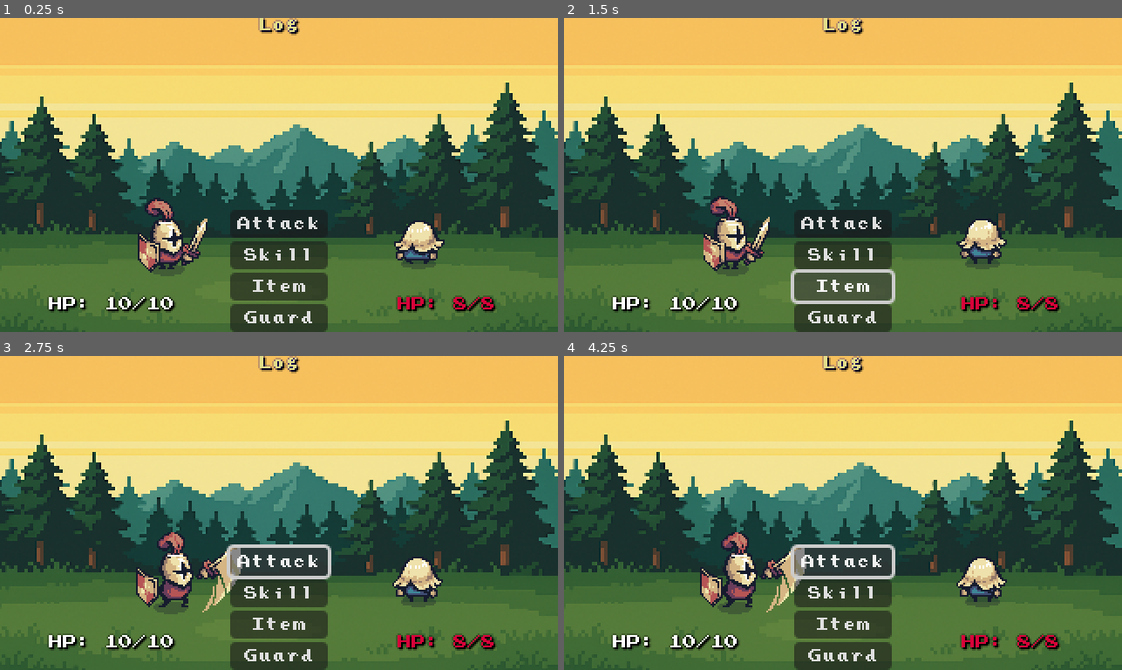
Above: before the commit, frames 1-4 (two rows, left to right).
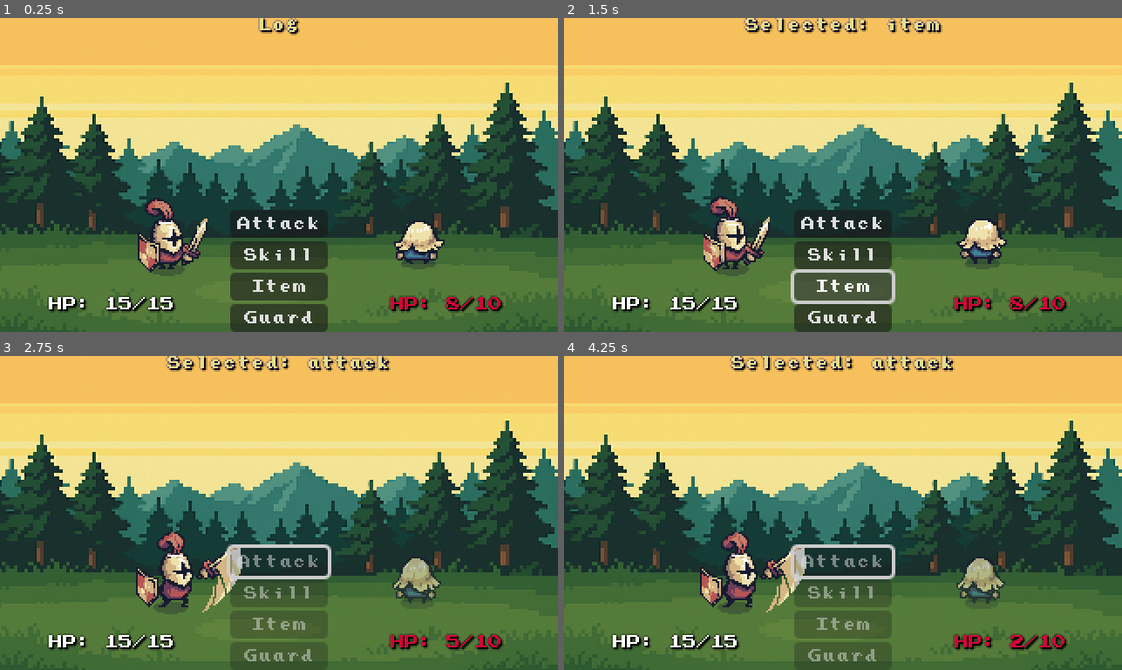
Above: after the commit, the same moments.

Repository: ItsNason/Tutorial_JRPG
Game: Godot game, scene res://scenes/battle/battle.tscn
The game is run twice, just before and just after one commit, with the same random seed, the same clock (stepped at 60 frames per second) and the same inputs.
Inputs (mouse positions are in pixels of both pictures, inside the frame that each line leads up to):
- Up to frame 1 (0.25 s): no input
- Up to frame 2 (1.5 s): click "Skill" at 0.5 s; click "Item" at 1.25 s
- Up to frame 3 (2.75 s): click "Attack" at 2 s
- Up to frame 4 (4.25 s): click (843, 657) at 2.75 s, where only the run before the commit has a clickable "Guard"; click "Attack" at 3.5 s

The runs differ from the first frame. In frame 1, 0.9% of the frame differs, in the area x 20-91%, y 88-94%; in frame 2, 2.0%; in frame 3, 7.7%, in the area x 20-91%, y 0-100%; in frame 4, 7.7%.
Error before the commit: Invalid assignment of property or key 'text' with value of type 'String' on a base object of type 'null instance'. (res://scenes/ui/hud.gd:22)

Commit message:
linked the player attack to damage the enemy tuned the on-hit effect to an animation player to have the effect work in sync with the swing animation rather than after end of 'module 1' of the learning

Diff:
--- a/attack_button.gd
+++ /dev/null
@@ -1,3 +0,0 @@
-extends TextureButton
-
-@onready var attack_button: TextureButton = $"."
--- a/scenes/actors/enemy.gd
+++ b/scenes/actors/enemy.gd
@@ -3,16 +3,20 @@
 signal hp_changed(current_hp: int, max_hp: int)
 signal died()
 
-@export var	max_hp: int = 8
+@export var attack_animation: String = "attack"
+@export var idle_animation: String = "idle"
+
+@export var	max_hp: int = 10
 @export var current_hp: int = 8
 
-@export var attack_animation: String = "attack"
-@export var idle_animation: String = "idle"
 @onready var enemy_sprite: AnimatedSprite2D = $AnimatedSprite2D
+@onready var animation_player: AnimationPlayer = $AnimationPlayer
 
 
 func _ready() -> void:
 	enemy_sprite.play("idle")
+	# let listeneners (HUD) initialize from the current values.
+	hp_changed.emit(current_hp, max_hp)
 
 # --- Public Action API ---
 
@@ -25,12 +29,16 @@
 
 func apply_damage(amount: int) -> void:
 	set_hp(current_hp - amount)
+	if has_node("AnimationPlayer"):
+		animation_player.play("hit")
+
 
 func heal(amount: int) -> void:
 	set_hp(current_hp + amount)
 
 # --- Internal setter that clamps + emits signals ---
 
+
 func set_hp(value: int) -> void:
 	current_hp = clamp(value, 0, max_hp)
 	hp_changed.emit(current_hp, max_hp)
--- a/scenes/actors/enemy.tscn
+++ b/scenes/actors/enemy.tscn
@@ -1,7 +1,68 @@
-[gd_scene load_steps=3 format=3 uid="uid://cq1brk0eisow5"]
+[gd_scene load_steps=6 format=3 uid="uid://cq1brk0eisow5"]
 
 [ext_resource type="SpriteFrames" uid="uid://bs3k8gnq8eqeh" path="res://art/sprites/pawn_frames.tres" id="1_b2xm4"]
 [ext_resource type="Script" uid="uid://bamsp30mk8887" path="res://scenes/actors/enemy.gd" id="1_r3ama"]
+
+[sub_resource type="Animation" id="Animation_35asm"]
+length = 0.001
+tracks/0/type = "value"
+tracks/0/imported = false
+tracks/0/enabled = true
+tracks/0/path = NodePath(".:scale")
+tracks/0/interp = 1
+tracks/0/loop_wrap = true
+tracks/0/keys = {
+"times": PackedFloat32Array(0),
+"transitions": PackedFloat32Array(1),
+"update": 0,
+"values": [Vector2(1, 1)]
+}
+tracks/1/type = "value"
+tracks/1/imported = false
+tracks/1/enabled = true
+tracks/1/path = NodePath("AnimatedSprite2D:self_modulate")
+tracks/1/interp = 1
+tracks/1/loop_wrap = true
+tracks/1/keys = {
+"times": PackedFloat32Array(0),
+"transitions": PackedFloat32Array(1),
+"update": 0,
+"values": [Color(1, 1, 1, 1)]
+}
+
+[sub_resource type="Animation" id="Animation_qkj82"]
+resource_name = "hit"
+length = 0.2
+tracks/0/type = "value"
+tracks/0/imported = false
+tracks/0/enabled = true
+tracks/0/path = NodePath(".:scale")
+tracks/0/interp = 1
+tracks/0/loop_wrap = true
+tracks/0/keys = {
+"times": PackedFloat32Array(0, 0.0666667, 0.133333, 0.2),
+"transitions": PackedFloat32Array(1, 1, 1, 1),
+"update": 0,
+"values": [Vector2(1, 1), Vector2(0.95, 1.05), Vector2(1, 1), Vector2(1, 1)]
+}
+tracks/1/type = "value"
+tracks/1/imported = false
+tracks/1/enabled = true
+tracks/1/path = NodePath("AnimatedSprite2D:self_modulate")
+tracks/1/interp = 1
+tracks/1/loop_wrap = true
+tracks/1/keys = {
+"times": PackedFloat32Array(0, 0.0666667, 0.133333, 0.2),
+"transitions": PackedFloat32Array(1, 1, 1, 1),
+"update": 0,
+"values": [Color(1, 1, 1, 1), Color(1, 1, 1, 0.564706), Color(0.999999, 0.564862, 0.611977, 0.431373), Color(1, 1, 1, 1)]
+}
+
+[sub_resource type="AnimationLibrary" id="AnimationLibrary_a2f0v"]
+_data = {
+&"RESET": SubResource("Animation_35asm"),
+&"hit": SubResource("Animation_qkj82")
+}
 
 [node name="Enemy" type="Node2D"]
 script = ExtResource("1_r3ama")
@@ -10,4 +71,9 @@
 position = Vector2(24, 24)
 scale = Vector2(0.5, 0.5)
 sprite_frames = ExtResource("1_b2xm4")
-animation = &"attack"
+animation = &"idle"
+
+[node name="AnimationPlayer" type="AnimationPlayer" parent="."]
+libraries = {
+&"": SubResource("AnimationLibrary_a2f0v")
+}
--- /dev/null
+++ b/scenes/actors/on_hit.tres
@@ -0,0 +1,3 @@
+[gd_resource type="Animation" format=3 uid="uid://con6euooonfee"]
+
+[resource]
--- a/scenes/actors/player.gd
+++ b/scenes/actors/player.gd
@@ -2,6 +2,7 @@
 
 signal hp_changed(current_hp: int, max_hp: int)
 signal died()
+signal attack_impact()
 
 @export var attack_animation: String = "attack"
 @export var idle_animation: String = "idle"
@@ -10,24 +11,21 @@
 @export var current_hp: int = 15
 
 @onready var player_sprite: AnimatedSprite2D = $AnimatedSprite2D
+@onready var animation_player: AnimationPlayer = $AnimationPlayer
 
 
 func _ready() -> void:
 	player_sprite.play("idle")
-
-
-func _emit_initial_hp() -> void:
 	# let listeneners (HUD) initialize from the current values.
 	hp_changed.emit(current_hp, max_hp)
-
 
 # --- Public Action API ---
 
 func play_attack() -> void:
 	player_sprite.play("attack")
+	animation_player.play("attack_timeline")
 	await player_sprite.animation_finished
 	player_sprite.play("idle")
-
 
 # --- Public Health API ---
 
@@ -44,3 +42,7 @@
 	hp_changed.emit(current_hp, max_hp)
 	if current_hp == 0:
 		died.emit()
+
+
+func _on_attack_impact() -> void:
+	attack_impact.emit()
--- a/scenes/actors/player.tscn
+++ b/scenes/actors/player.tscn
@@ -1,7 +1,57 @@
-[gd_scene load_steps=3 format=3 uid="uid://c40csysaen0yu"]
+[gd_scene load_steps=6 format=3 uid="uid://c40csysaen0yu"]
 
 [ext_resource type="SpriteFrames" uid="uid://1nvl7eup7qdr" path="res://art/sprites/warrior_red_frames.tres" id="1_8137b"]
 [ext_resource type="Script" uid="uid://blb3gdgx0xspu" path="res://scenes/actors/player.gd" id="2_68wq4"]
+
+[sub_resource type="Animation" id="Animation_ru62r"]
+resource_name = "attack_timeline"
+tracks/0/type = "value"
+tracks/0/imported = false
+tracks/0/enabled = true
+tracks/0/path = NodePath("AnimatedSprite2D:animation")
+tracks/0/interp = 1
+tracks/0/loop_wrap = true
+tracks/0/keys = {
+"times": PackedFloat32Array(0.6),
+"transitions": PackedFloat32Array(1),
+"update": 1,
+"values": [&"attack"]
+}
+tracks/1/type = "method"
+tracks/1/imported = false
+tracks/1/enabled = true
+tracks/1/path = NodePath(".")
+tracks/1/interp = 1
+tracks/1/loop_wrap = true
+tracks/1/keys = {
+"times": PackedFloat32Array(0.6),
+"transitions": PackedFloat32Array(1),
+"values": [{
+"args": [],
+"method": &"_on_attack_impact"
+}]
+}
+
+[sub_resource type="Animation" id="Animation_ktjr4"]
+length = 0.001
+tracks/0/type = "value"
+tracks/0/imported = false
+tracks/0/enabled = true
+tracks/0/path = NodePath("AnimatedSprite2D:animation")
+tracks/0/interp = 1
+tracks/0/loop_wrap = true
+tracks/0/keys = {
+"times": PackedFloat32Array(0),
+"transitions": PackedFloat32Array(1),
+"update": 1,
+"values": [&"attack"]
+}
+
+[sub_resource type="AnimationLibrary" id="AnimationLibrary_7wueq"]
+_data = {
+&"RESET": SubResource("Animation_ktjr4"),
+&"attack_timeline": SubResource("Animation_ru62r")
+}
 
 [node name="Player" type="Node2D"]
 script = ExtResource("2_68wq4")
@@ -11,3 +61,10 @@
 scale = Vector2(0.5, 0.5)
 sprite_frames = ExtResource("1_8137b")
 animation = &"attack"
+frame = 5
+frame_progress = 1.0
+
+[node name="AnimationPlayer" type="AnimationPlayer" parent="."]
+libraries = {
+&"": SubResource("AnimationLibrary_7wueq")
+}
--- a/scenes/battle/battle.gd
+++ b/scenes/battle/battle.gd
@@ -2,8 +2,9 @@
 
 @onready var player: Node2D = $Actors/Player
 @onready var enemy: Node2D = $Actors/Enemy
-@onready var hud: Node2D = $HUDLayer/HUD
+@onready var hud: Control = $HUDLayer/HUD
 
+const DAMAGE := 3
 
 func _ready() -> void:
 	# Connect HUD -> Battle using a signal (decoupled)
@@ -12,13 +13,27 @@
 func _on_action(action: String) -> void:
 	match action:
 		"attack":
-			if player.has_method("play_attack"):
-				player.play_attack()
-
+			_do_player_attack_and_damage()
 			print("Player attacked")
 		"skill":
-			print("Player used (stub)")
+			print("Player used (skill)")
 		"item":
-			print("Player used (stub)")
+			print("Player used (item)")
 		"guard":
 			print("Player guarded")
+
+
+func _do_player_attack_and_damage() -> void:
+	hud.set_menu_enabled(false)
+	if player.has_method("play_attack"):
+			await player.play_attack()
+	hud.set_menu_enabled(true)
+
+
+func _on_player_attack_impact() -> void:
+	if enemy.has_method("apply_damage"):
+		enemy.apply_damage(DAMAGE)
+
+
+func _on_enemy_died() -> void:
+	hud.get_node("LogLabel").text = "Enemy Died"
--- a/scenes/battle/battle.tscn
+++ b/scenes/battle/battle.tscn
@@ -14,6 +14,10 @@
 scale = Vector2(0.208333, 0.179688)
 texture = ExtResource("2_fh7rg")
 
+[node name="HUDLayer" type="CanvasLayer" parent="."]
+
+[node name="HUD" parent="HUDLayer" instance=ExtResource("4_pll4o")]
+
 [node name="Actors" type="Node2D" parent="."]
 position = Vector2(0, 40)
 
@@ -23,9 +27,7 @@
 [node name="Enemy" parent="Actors" instance=ExtResource("3_fh7rg")]
 position = Vector2(216, 64)
 
-[node name="HUDLayer" type="CanvasLayer" parent="."]
-
-[node name="HUD" parent="HUDLayer" instance=ExtResource("4_pll4o")]
-
+[connection signal="attack_impact" from="Actors/Player" to="." method="_on_player_attack_impact"]
 [connection signal="hp_changed" from="Actors/Player" to="HUDLayer/HUD" method="_on_player_hp_changed"]
+[connection signal="died" from="Actors/Enemy" to="." method="_on_enemy_died"]
 [connection signal="hp_changed" from="Actors/Enemy" to="HUDLayer/HUD" method="_on_enemy_hp_changed"]
--- a/scenes/ui/hud.gd
+++ b/scenes/ui/hud.gd
@@ -1,30 +1,32 @@
-extends Node2D
+extends Control
 signal action_selected(action: String)
 
 @onready var attack_button: Button = $VBoxContainer/AttackButton
 @onready var skill_button: Button = $VBoxContainer/SkillButton
 @onready var item_button: Button = $VBoxContainer/ItemButton
 @onready var guard_button: Button = $VBoxContainer/GuardButton
-@onready var label: Label = $Label
+@onready var label: Label = %LogLabel
 @onready var player_hp: Label = %PlayerHp
+@onready var enemy_hp: Label = %EnemyHp
 
-@onready var enemy_hp: Label = $EnemyHp
 
 
 func _ready() -> void:
 	attack_button.pressed.connect(func(): _emit("attack"))
-	skill_button.pressed.connect(func(): _emit("Skill"))
-	item_button.pressed.connect(func(): _emit("Item"))
+	skill_button.pressed.connect(func(): _emit("skill"))
+	item_button.pressed.connect(func(): _emit("item"))
 	guard_button.pressed.connect(func(): _emit("guard"))
 
 func _emit(name: String) -> void:
 	emit_signal("action_selected", name)
 	label.text = "Selected: %s" % name
 
+func set_menu_enabled(on: bool) -> void:
+	for b in [attack_button, skill_button, item_button, guard_button]:
+		b.disabled = not on
 
 func _on_player_hp_changed(current_hp: int, max_hp: int) -> void:
 	player_hp.text = "HP: %d/%d" % [current_hp, max_hp]
 
-
 func _on_enemy_hp_changed(current_hp: int, max_hp: int) -> void:
-	pass # Replace with function body.
+	enemy_hp.text = "HP: %d/%d" % [current_hp, max_hp]
--- a/scenes/ui/hud.tscn
+++ b/scenes/ui/hud.tscn
@@ -3,10 +3,13 @@
 [ext_resource type="Theme" uid="uid://pist536httmm" path="res://theme.tres" id="1_0mwgc"]
 [ext_resource type="Script" uid="uid://c8sivqhcorj6t" path="res://scenes/ui/hud.gd" id="1_8qguk"]
 
-[node name="HUD" type="Node2D"]
+[node name="HUD" type="Control"]
+layout_mode = 3
+anchors_preset = 0
 script = ExtResource("1_8qguk")
 
 [node name="VBoxContainer" type="VBoxContainer" parent="."]
+layout_mode = 1
 anchors_preset = 7
 anchor_left = 0.5
 anchor_top = 1.0
@@ -41,6 +44,8 @@
 text = "Guard"
 
 [node name="LogLabel" type="Label" parent="."]
+unique_name_in_owner = true
+layout_mode = 1
 anchors_preset = 10
 anchor_right = 1.0
 offset_right = 320.0
@@ -52,6 +57,7 @@
 
 [node name="PlayerHp" type="Label" parent="."]
 unique_name_in_owner = true
+layout_mode = 1
 anchors_preset = 10
 anchor_right = 1.0
 offset_top = 160.0
@@ -66,6 +72,8 @@
 horizontal_alignment = 1
 
 [node name="EnemyHp" type="Label" parent="."]
+unique_name_in_owner = true
+layout_mode = 1
 anchors_preset = 10
 anchor_right = 1.0
 offset_left = 192.0
--- a/scenes/ui/player_hp.gd
+++ /dev/null
@@ -1,4 +0,0 @@
-extends Label
-
-func _ready() -> void:
-	set_text("HP + player.current_hp")
Not shown, added: addons/AsepriteWizard/aseprite/aseprite.gd
Not shown, added: addons/AsepriteWizard/aseprite/aseprite.gd.uid
Not shown, added: addons/AsepriteWizard/aseprite/file_exporter.gd
Not shown, added: addons/AsepriteWizard/aseprite/file_exporter.gd.uid
Not shown, added: addons/AsepriteWizard/config/config.gd
Not shown, added: addons/AsepriteWizard/config/config.gd.uid
Not shown, added: addons/AsepriteWizard/config/config_dialog.gd
Not shown, added: addons/AsepriteWizard/config/config_dialog.gd.uid
Not shown, added: addons/AsepriteWizard/config/config_dialog.tscn
Not shown, added: addons/AsepriteWizard/config/result_codes.gd
Not shown, added: addons/AsepriteWizard/config/result_codes.gd.uid
Not shown, added: addons/AsepriteWizard/config/wizard_config.gd
(and 136 more such lines)
